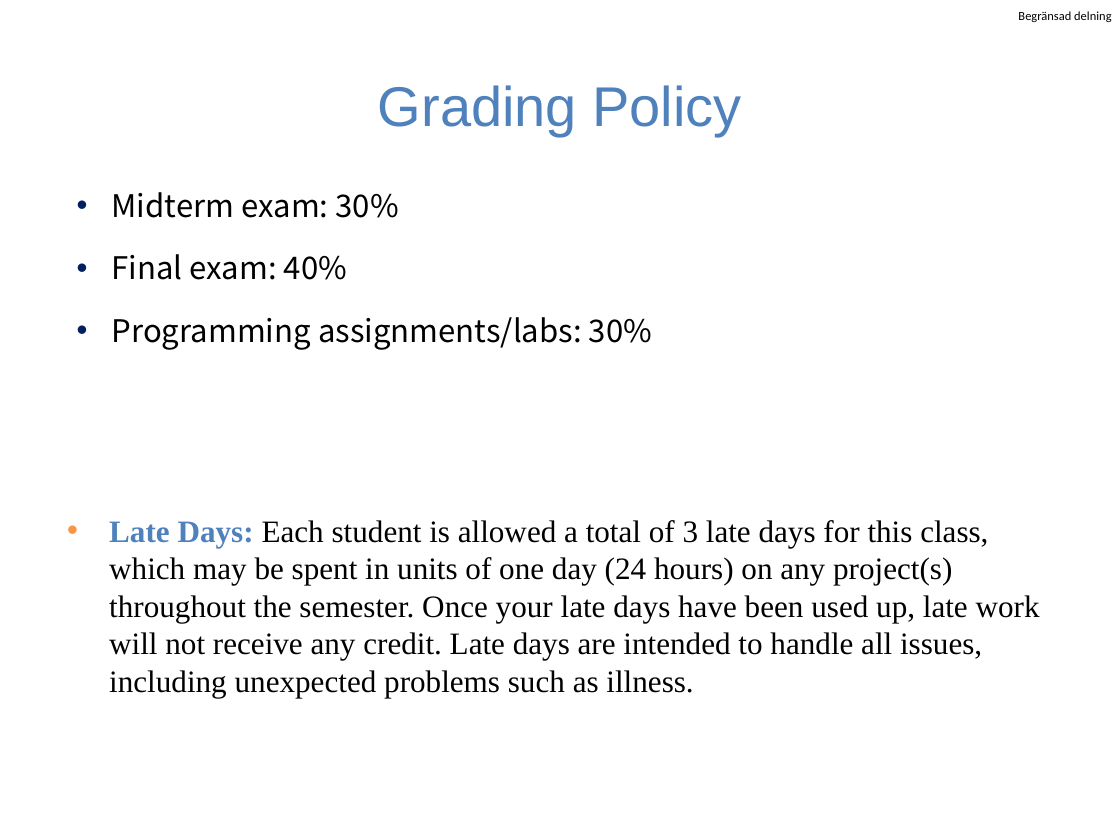
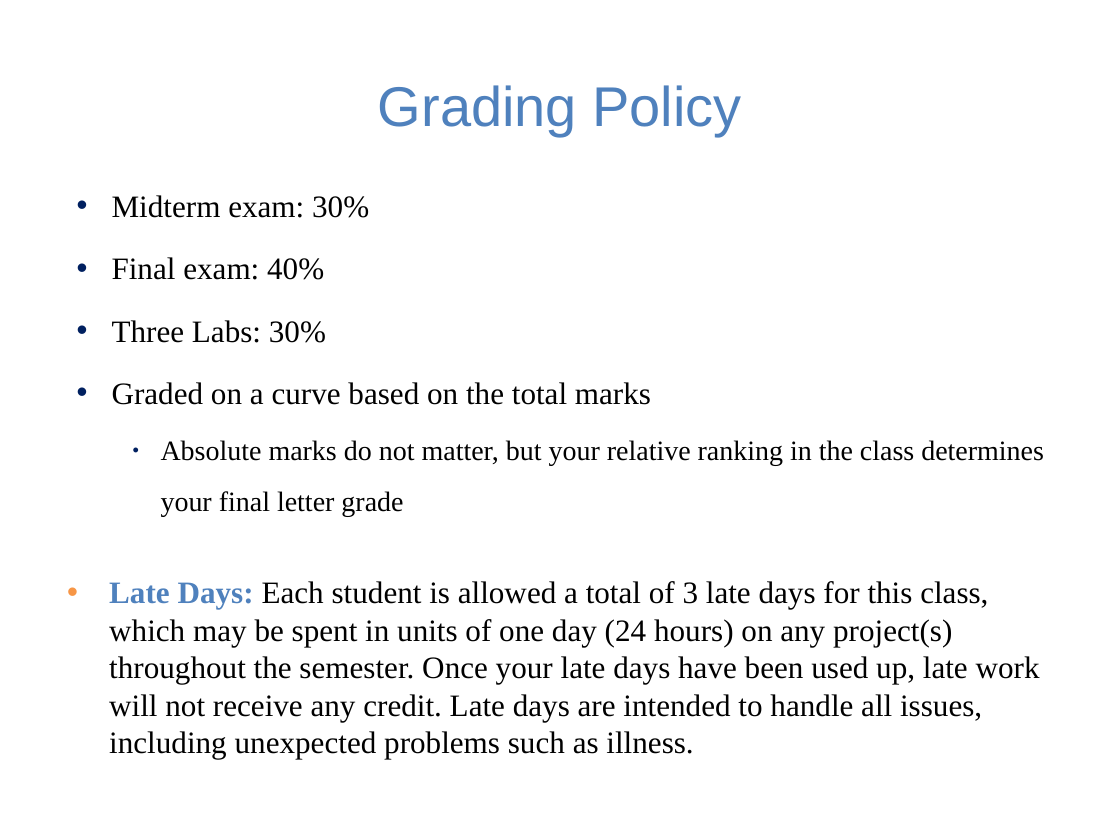
Before and after one commit to guhofstra/CSC111Fa25, a slide deck: slide 7 of PPTs/Lecture 1-course overview.pptx. Drawn at 1120x840 pixels with LibreOffice and Linux fonts; fonts in the diff are those of the drawing. Boxes give left, top, right and bottom in pixels: in the first picture for what was removed or moved away, otherwise in the second. Text is boxed around its words. In the diff, an @@ line names an element or a change of style, - is before the commit and + after.

```diff
--- a/PPTs/Lecture 1-course overview.pptx
+++ b/PPTs/Lecture 1-course overview.pptx
@@ text removed at (1018, 11, 1111, 22) @@
-Begränsad delning
@@ text at (112, 195, 369, 280): font Noto Sans CJK KR to Times New Roman in "Midterm exam: 30%", "Final exam: 40%" @@
@@ text at (112, 320, 1044, 516): text changed; size 20 to 18 pt; font Noto Sans CJK KR to Times New Roman @@
-  • Programming assignments/labs: 30%
+  • Three Labs: 30%
+  • Graded on a curve based on the total marks
+    • Absolute marks do not matter, but your relative ranking in the class determines your final letter grade
@@ text "Late Days: Each student is ...": place and size @@
-text "Late Days: Each student is ..." at (109, 520, 1040, 697)
+text "Late Days: Each student is ..." at (109, 581, 1040, 759)
```
Also in this commit, not shown: 4 other slides changed, 2 slides added, 5 slides removed, 20 other files.
